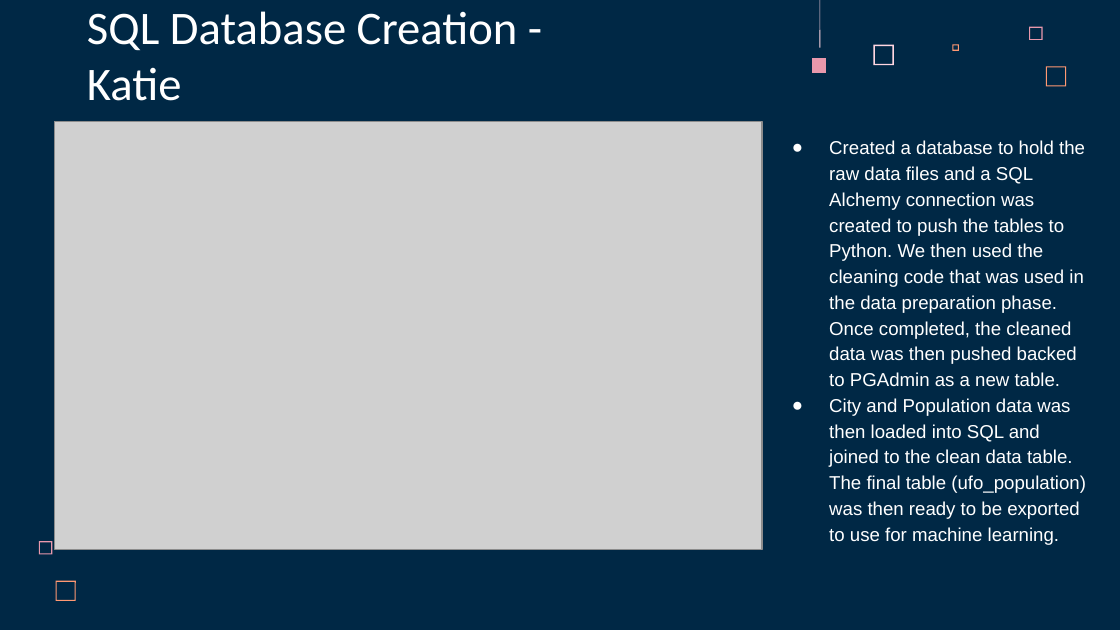
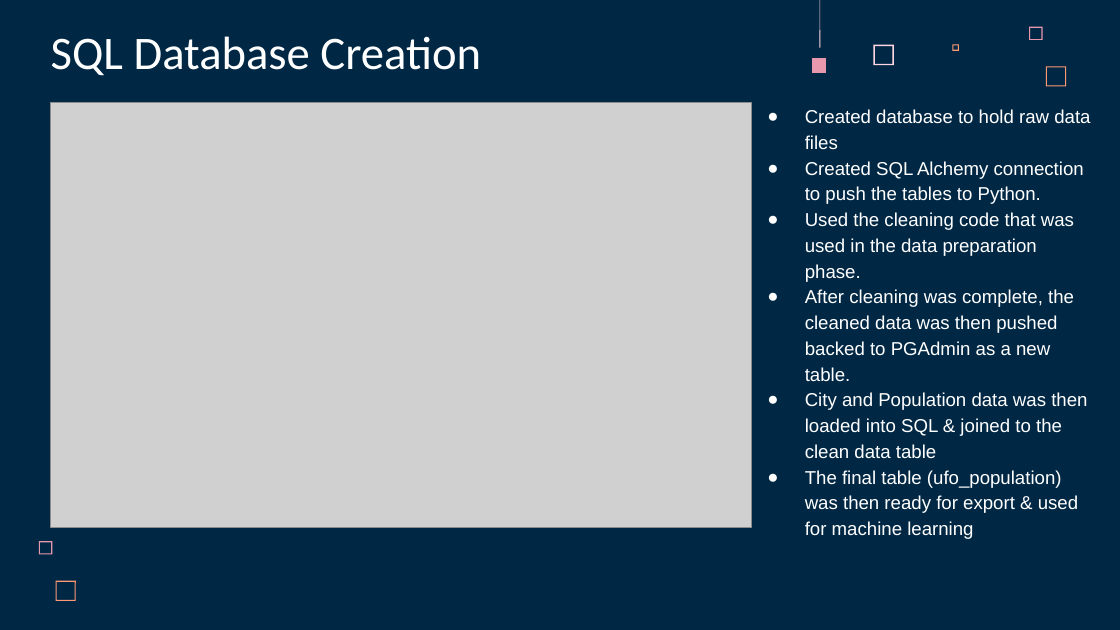
Before and after one commit to acegal1/Group1_Final_Project, a slide deck: slide 9 of _Group 1 Final Project Presentation - UFO Sightings in Arizona.pptx (slide 17 before the commit). Drawn at 1120x630 pixels with LibreOffice and Linux fonts; fonts in the diff are those of the drawing; grey boxes stand for pictures. Boxes give left, top, right and bottom in pixels: in the first picture for what was removed or moved away, otherwise in the second. Text is boxed around its words. In the diff, an @@ line names an element or a change of style, - is before the commit and + after.

```diff
--- a/_Group 1 Final Project Presentation - UFO Sightings in Arizona.pptx
+++ b/_Group 1 Final Project Presentation - UFO Sightings in Arizona.pptx
@@ title at bbox=[51, 36, 481, 76]: text changed @@
-SQL Database Creation - Katie
+SQL Database Creation
@@ picture: place and size @@
-picture at bbox=[55, 121, 762, 549]
+picture at bbox=[50, 103, 752, 528]
@@ text at bbox=[805, 109, 1090, 539]: text changed @@
-● Created a database to hold the raw data files and a SQL Alchemy connection was created to push the tables to Python. We then used the cleaning code that was used in the data preparation phase. Once completed, the cleaned data was then pushed backed to PGAdmin as a new table.
-● City and Population data was then loaded into SQL and joined to the clean data table. The final table (ufo_population) was then ready to be exported to use for machine learning.
+● Created database to hold raw data files
+● Created SQL Alchemy connection to push the tables to Python.
+● Used the cleaning code that was used in the data preparation phase.
+● After cleaning was complete, the cleaned data was then pushed backed to PGAdmin as a new table.
+● City and Population data was then loaded into SQL & joined to the clean data table
+● The final table (ufo_population) was then ready for export & used for machine learning
```
Also in this commit, not shown: 10 other slides changed, 4 slides added, 10 slides removed.
